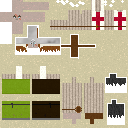
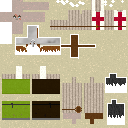
Two versions of the same layered image (128×128). Layer-by-layer changes:
added layer "Helmet Shadow" (23%) above "Layer 65" over [16, 43, 60, 45]
hid "Dummy Face" over [28, 43, 38, 48]
